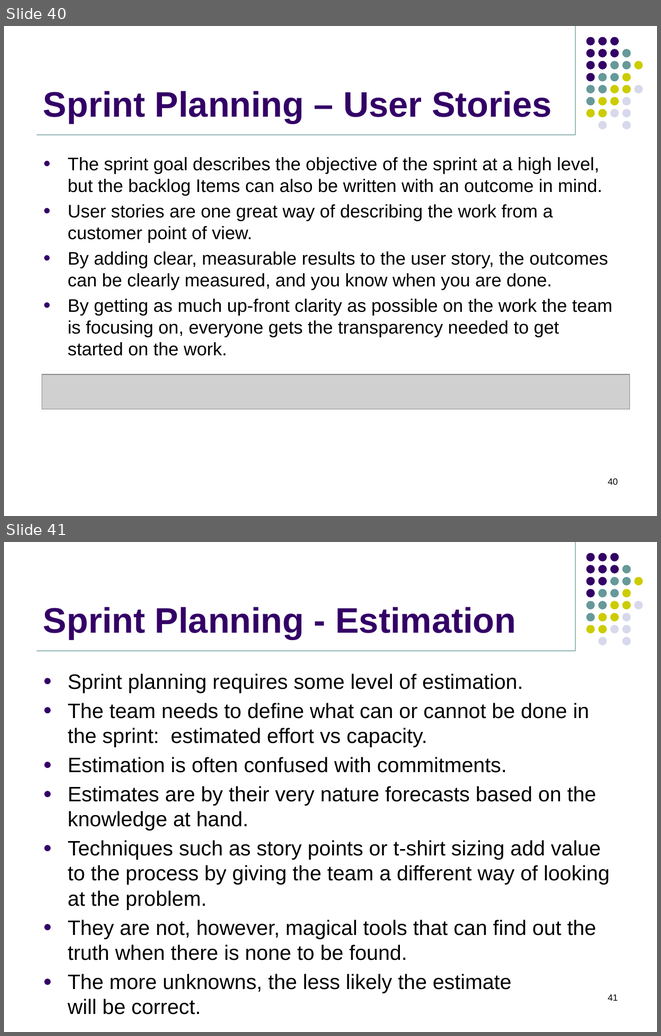
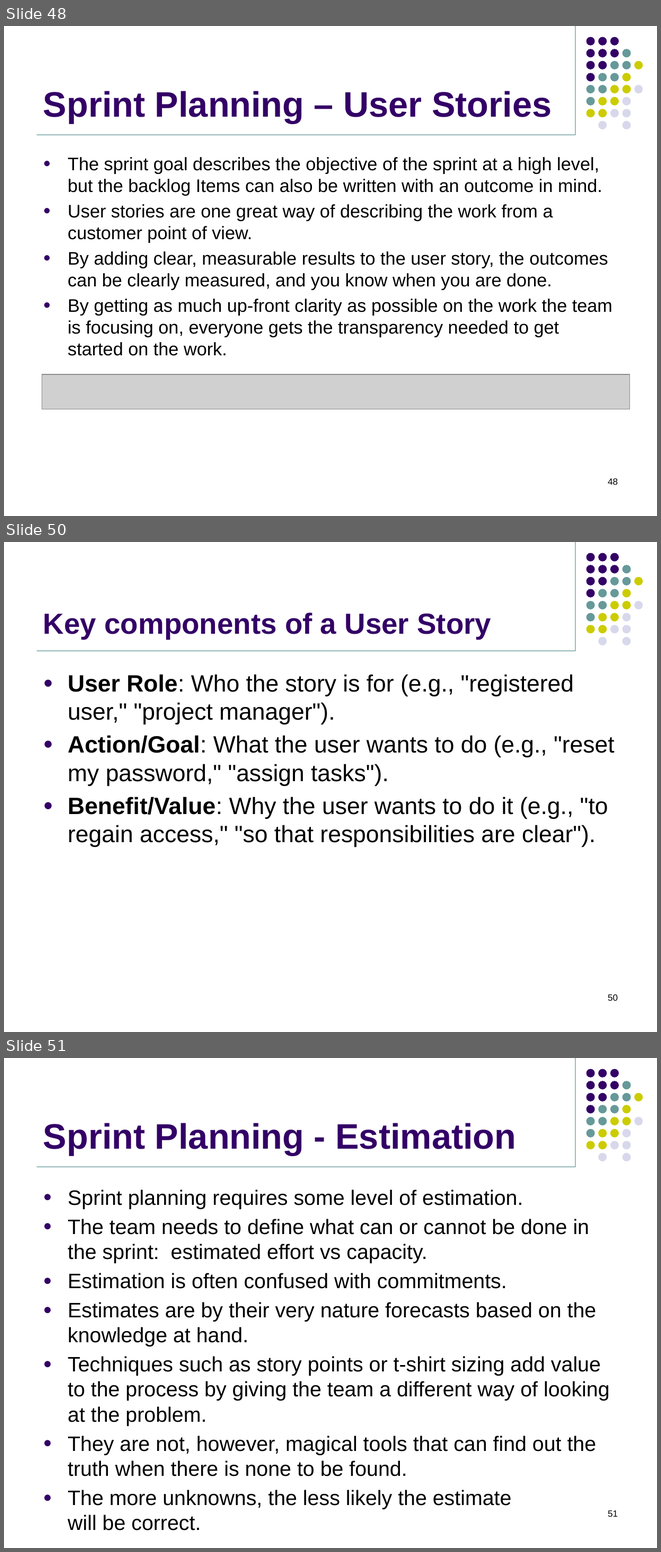
Before and after one commit to jasdhiratrevature/TrainingSlides, a slide deck: SLDC/SDLC.pptx. Shown one above the other, each under a label of ours: slides 40 and 41 before the commit, slides 48, 50 and 51 after it; the slides between them are not shown. The pictures are 661x1036 and 661x1552 pixels, drawn with LibreOffice and Linux fonts; fonts in the diff are those of the drawing; grey boxes stand for pictures; background and template pictures are left out. Boxes give left, top, right and bottom in pixels: in the first picture for what was removed or moved away, otherwise in the second. Text is boxed around its words. In the diff, an @@ line names an element or a change of style, - is before the commit and + after.

```diff
--- a/SLDC/SDLC.pptx
+++ b/SLDC/SDLC.pptx
@@ slide 50 added at (4, 542, 657, 1032), background #FFFFFF; not listed: 33 template elements that a slide beside it also shows @@
@@ title added at (43, 612, 491, 639), 32 pt, text #330066, bold @@
+Key components of a User Story
@@ text added at (68, 674, 615, 847), 26 pt, text #000000 @@
+● User Role: Who the story is for (e.g., "registered user," "project manager").
+● Action/Goal: What the user wants to do (e.g., "reset my password," "assign tasks").
+● Benefit/Value: Why the user wants to do it (e.g., "to regain access," "so that responsibilities are clear").
@@ page number added at (608, 994, 618, 1000), 10 pt, text #000000 @@
+50
@@ what was slide 40 is now slide 48 @@
@@ page number at (608, 478, 618, 484): text changed @@
-40
+48
@@ what was slide 41 is now slide 51 @@
@@ page number at (608, 1510, 618, 1516): text changed @@
-41
+51
```
Also in this commit, not shown: 1 slide changed, 15 other slides added.
